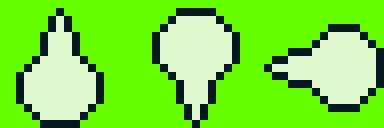
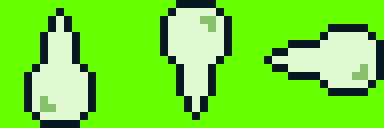
Revision of a layered (384, 128) image; what changed, layer by layer:
painted on "right" (1st of 2) over (40, 24, 384, 112)
painted on "up" (1st of 2) over (152, 0, 240, 128)
painted on "down" (1st of 2) over (16, 56, 104, 104)
